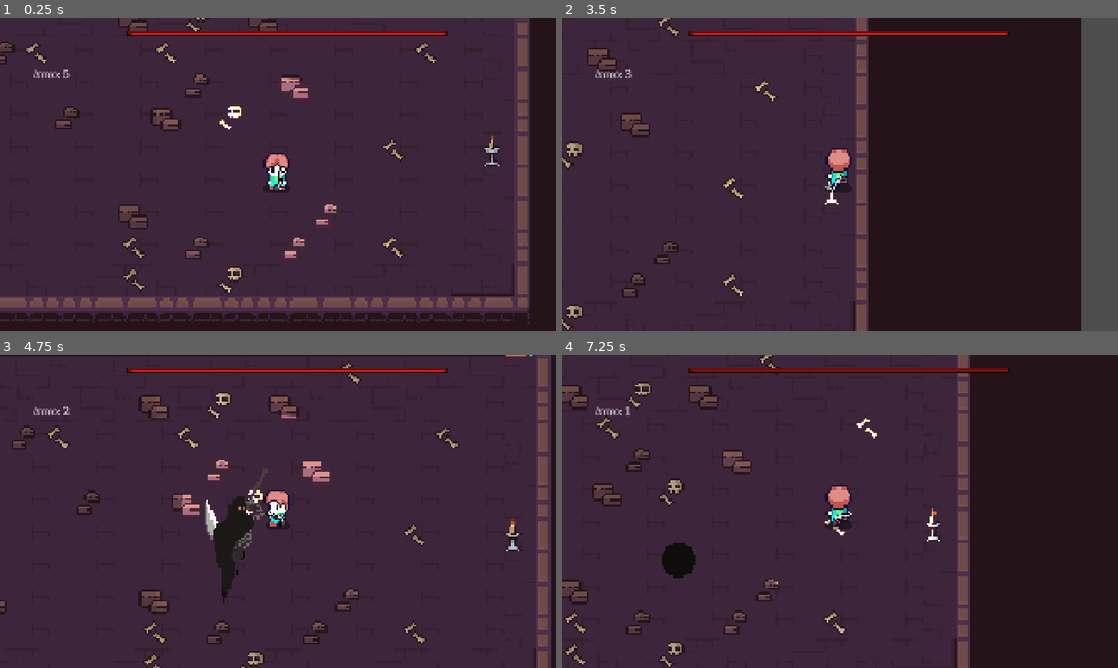
Above: before the commit, frames 1-4 (two rows, left to right).
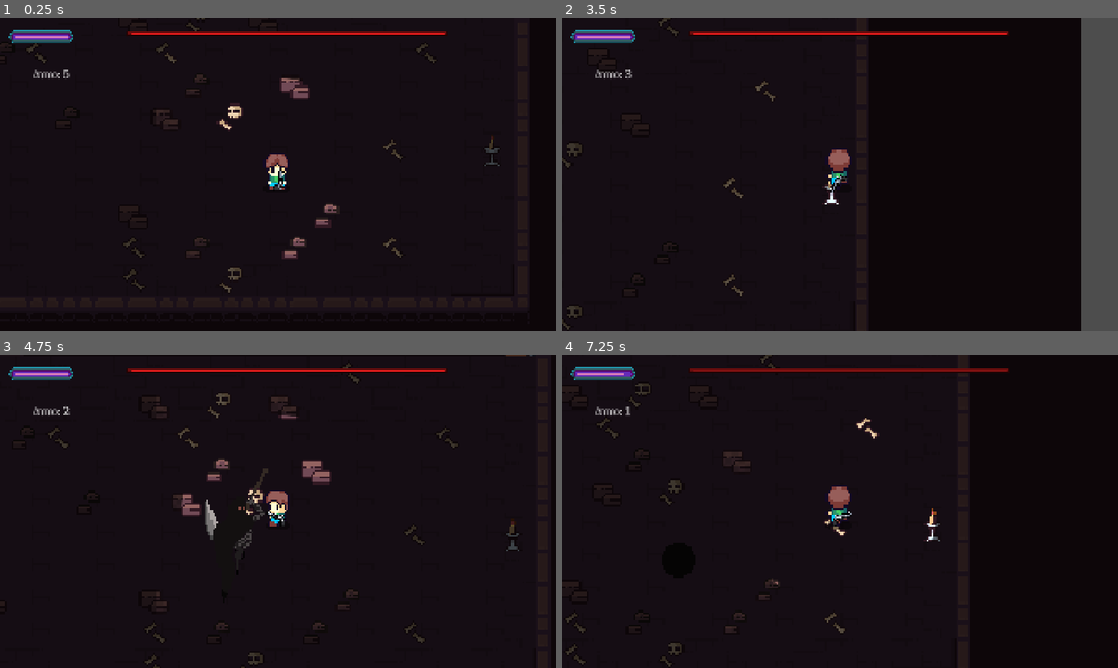
Above: after the commit, the same moments.

Repository: aarr699/CG2D-GameJam
Game: Godot game, scene res://Scenes/boss-1 arena.tscn
The game is run twice, just before and just after one commit, with the same random seed, the same clock (stepped at 60 frames per second) and the same inputs. The project has no main scene, so this scene is started directly.
Inputs (mouse positions are in pixels of both pictures, inside the frame that each line leads up to):
- Up to frame 1 (0.25 s): no input
- Up to frame 2 (3.5 s): move the mouse to (962, 158) at 0.52 s; hold Right (ui_right) 0.53-1.28 s; hold E (open_chest) 0.53-1.28 s; move the mouse to (728, 190) at 1.27 s; hold Down (ui_down) 1.28-2.03 s; click (728, 190) at 1.35 s; move the mouse to (895, 105) at 2.02 s; hold Right (ui_right) 2.03-2.78 s; hold E (open_chest) 2.03-2.78 s; tap Enter at 2.75 s; move the mouse to (812, 237) at 2.77 s; hold Up (ui_up) from 2.78 s (still down); click (812, 237) at 2.85 s
- Up to frame 3 (4.75 s): move the mouse to (444, 558) at 3.52 s; release Up (ui_up) at 3.53 s; hold E (open_chest) 3.53-4.28 s; hold Left (ui_left) from 3.53 s (still down); move the mouse to (111, 464) at 4.27 s; click (111, 464) at 4.35 s
- Up to frame 4 (7.25 s): move the mouse to (867, 511) at 5.02 s; release Left (ui_left) at 5.03 s; hold Down (ui_down) 5.03-5.78 s; hold E (open_chest) 5.03-5.78 s; move the mouse to (756, 433) at 5.77 s; hold Right (ui_right) 5.78-6.53 s; click (756, 433) at 5.85 s; move the mouse to (962, 495) at 6.52 s; hold Up (ui_up) from 6.53 s (still down); hold E (open_chest) from 6.53 s (still down)

The runs differ from the first frame. In frame 1, 88% of the frame differs, in the area x 0-96%, y 0-98%; in frame 2, 53%; in frame 3, 94%, in the area x 0-100%, y 0-100%; in frame 4, 70%.

Commit message:
5th commit, (1/10/2026, 12:19)

Diff:
--- a/Scenes/boss-1 arena.tscn
+++ b/Scenes/boss-1 arena.tscn
@@ -5,6 +5,8 @@
 [ext_resource type="PackedScene" uid="uid://cxc61hoeao674" path="res://Scenes/player.tscn" id="2_7vgut"]
 [ext_resource type="PackedScene" uid="uid://8t4llxvkx6wb" path="res://Scenes/gun.tscn" id="4_rsvox"]
 [ext_resource type="Script" uid="uid://dfas212td6dut" path="res://Scripts/gun_pivot.gd" id="4_wd77p"]
+[ext_resource type="AudioStream" uid="uid://cwue3ax1lku0d" path="res://assets/monster_death.mp3" id="5_v70hm"]
+[ext_resource type="AudioStream" uid="uid://cprjg18dd8f0u" path="res://assets/sword_slash.mp3" id="6_d80e7"]
 [ext_resource type="Script" uid="uid://ch0qxmldic2y1" path="res://Scripts/progress_bar.gd" id="6_ee77d"]
 [ext_resource type="Texture2D" uid="uid://6qmpsx6wfi6c" path="res://assets/9d2df9416c6d6c3f61c461e1423462cf.jpg" id="6_plyhf"]
 [ext_resource type="Texture2D" uid="uid://xjf3qqefhc5t" path="res://assets/Player-Health-Bar-Empty.png" id="7_qyb3v"]
@@ -16,6 +18,8 @@
 [ext_resource type="Script" uid="uid://d3sqspktosi0p" path="res://Scripts/boss_health_bar.gd" id="13_eudb7"]
 [ext_resource type="AudioStream" uid="uid://t6cycohwwc74" path="res://assets/bullet_shot.mp3" id="15_ehre0"]
 [ext_resource type="PackedScene" uid="uid://cjwihew3ki11q" path="res://Scenes/boss-1-arena-door.tscn" id="16_3wq2j"]
+[ext_resource type="AudioStream" uid="uid://mil4mx74x0qq" path="res://assets/boss_battle_audio.mp3" id="19_4hsr0"]
+[ext_resource type="PackedScene" uid="uid://cxxafa1iy84na" path="res://Scenes/painting-1.tscn" id="20_iavb4"]
 
 [sub_resource type="TileSetAtlasSource" id="TileSetAtlasSource_rsvox"]
 texture = ExtResource("1_7vgut")
@@ -265,11 +269,20 @@
 [node name="Area2D" parent="." unique_id=1008186226 instance=ExtResource("16_3wq2j")]
 position = Vector2(252, -88)
 
-[node name="door_collision" type="CollisionShape2D" parent="Area2D" unique_id=955663924]
+[node name="StaticBody2D" type="StaticBody2D" parent="Area2D" unique_id=1129268524]
+
+[node name="door_collision" type="CollisionShape2D" parent="Area2D/StaticBody2D" unique_id=955663924]
 shape = SubResource("RectangleShape2D_pdq4g")
 
 [node name="Boss" parent="." unique_id=1438163048 groups=["Boss"] instance=ExtResource("1_72ou4")]
 position = Vector2(-153, -4)
+
+[node name="AudioStreamPlayer2D" type="AudioStreamPlayer2D" parent="Boss" unique_id=372382258]
+stream = ExtResource("5_v70hm")
+volume_db = 23.146
+
+[node name="AudioStreamPlayer2D2" type="AudioStreamPlayer2D" parent="Boss" unique_id=31251001]
+stream = ExtResource("6_d80e7")
 
 [node name="Character" parent="." unique_id=737505256 instance=ExtResource("2_7vgut")]
 position = Vector2(143, 20)
@@ -345,7 +358,6 @@
 shape = SubResource("RectangleShape2D_uwhgu")
 
 [node name="CanvasLayer" type="CanvasLayer" parent="." unique_id=1806871825]
-visible = false
 
 [node name="TextureProgressBar" type="TextureProgressBar" parent="CanvasLayer" unique_id=1545293140]
 offset_right = 285.0
@@ -357,7 +369,6 @@
 script = ExtResource("6_ee77d")
 
 [node name="CanvasModulate" type="CanvasModulate" parent="." unique_id=265117449]
-visible = false
 color = Color(0.34407577, 0.34407574, 0.34407574, 1)
 
 [node name="CanvasLayer2" type="CanvasLayer" parent="." unique_id=1100622980]
@@ -377,3 +388,10 @@
 texture_under = ExtResource("11_bpjod")
 texture_progress = ExtResource("12_eudb7")
 script = ExtResource("13_eudb7")
+
+[node name="AudioStreamPlayer2D" type="AudioStreamPlayer2D" parent="." unique_id=803515364]
+stream = ExtResource("19_4hsr0")
+autoplay = true
+
+[node name="Area2D2" parent="." unique_id=1669354648 instance=ExtResource("20_iavb4")]
+position = Vector2(-1, -88)
--- /dev/null
+++ b/Scenes/painting-1.tscn
@@ -0,0 +1,32 @@
+[gd_scene format=3 uid="uid://cxxafa1iy84na"]
+
+[ext_resource type="Script" uid="uid://br0ypj51857ya" path="res://Scripts/paintings.gd" id="1_k01i3"]
+[ext_resource type="Texture2D" uid="uid://xy3dbhfhugkp" path="res://assets/Painting-1.png" id="1_nmud0"]
+[ext_resource type="FontFile" uid="uid://csib47usjuptd" path="res://assets/ModernHeritageDisplay-4neLW.otf" id="3_6gt23"]
+
+[sub_resource type="RectangleShape2D" id="RectangleShape2D_c2rpw"]
+size = Vector2(16, 28)
+
+[node name="Area2D" type="Area2D" unique_id=1669354648]
+script = ExtResource("1_k01i3")
+
+[node name="Sprite2D" type="Sprite2D" parent="." unique_id=1137305103]
+texture = ExtResource("1_nmud0")
+
+[node name="CollisionShape2D" type="CollisionShape2D" parent="." unique_id=1805086109]
+position = Vector2(0, 6)
+shape = SubResource("RectangleShape2D_c2rpw")
+
+[node name="Label" type="Label" parent="." unique_id=470198266]
+anchors_preset = -1
+anchor_right = 0.025
+offset_left = -84.0
+offset_top = -46.0
+offset_right = 236.0
+offset_bottom = 26.0
+theme_override_fonts/font = ExtResource("3_6gt23")
+theme_override_font_sizes/font_size = 32
+text = "ABCDEF TEXT"
+
+[connection signal="body_entered" from="." to="." method="_on_body_entered"]
+[connection signal="body_exited" from="." to="." method="_on_body_exited"]
--- /dev/null
+++ b/Scenes/painting02.tscn
@@ -0,0 +1,27 @@
+[gd_scene format=3 uid="uid://cagarrhjageum"]
+
+[ext_resource type="Script" uid="uid://br0ypj51857ya" path="res://Scripts/paintings.gd" id="1_bncu7"]
+[ext_resource type="Texture2D" uid="uid://b4pv43k57heee" path="res://assets/Painting 2 - Copy.png" id="1_ndsyu"]
+[ext_resource type="FontFile" uid="uid://csib47usjuptd" path="res://assets/ModernHeritageDisplay-4neLW.otf" id="3_efawe"]
+
+[sub_resource type="RectangleShape2D" id="RectangleShape2D_c2rpw"]
+size = Vector2(16, 29)
+
+[node name="Area2D" type="Area2D" unique_id=207051310]
+script = ExtResource("1_bncu7")
+
+[node name="Sprite2D" type="Sprite2D" parent="." unique_id=1858629391]
+texture = ExtResource("1_ndsyu")
+
+[node name="CollisionShape2D" type="CollisionShape2D" parent="." unique_id=240328289]
+position = Vector2(0, 6.5)
+shape = SubResource("RectangleShape2D_c2rpw")
+
+[node name="Label" type="Label" parent="." unique_id=1045936044]
+offset_left = -87.0
+offset_top = -43.0
+offset_right = 233.0
+offset_bottom = 29.0
+theme_override_fonts/font = ExtResource("3_efawe")
+theme_override_font_sizes/font_size = 32
+text = "ABCDEF TEXT"
--- a/Scripts/boss.gd
+++ b/Scripts/boss.gd
@@ -21,6 +21,7 @@
 			velocity = Vector2.ZERO
 			set_physics_process(false)
 			$AnimationPlayer.play("death")
+			$AudioStreamPlayer2D.play()
 			print("death started")
 			await get_tree().create_timer(3.4).timeout
 			print("death finished")
@@ -63,8 +64,10 @@
 						velocity = Vector2.ZERO
 						if vector_to_player.x > 0:
 							$AnimationPlayer.play("boss_right")
+							$AudioStreamPlayer2D2.play()
 						if vector_to_player.x < 0:
 							$AnimationPlayer.play("boss_right")
+							$AudioStreamPlayer2D2.play()
 						if player.player_health > 0:
 							player.player_health -= 12.5
 						print("Continuous Damage, player health: ", player.player_health)
--- a/Scripts/boss_1_arena_door.gd
+++ b/Scripts/boss_1_arena_door.gd
@@ -2,12 +2,18 @@
 
 @onready var player = get_parent().get_node("Character")
 
-
+func _ready():
+	$StaticBody2D/door_collision.set_deferred("disable", false)
+	print("door key collision closed")
 func _on_body_entered(body: Node2D) -> void:
 	if player:
 		if player.boss_key == 1:
+			print("player boss key led to open door")
 			$AnimatedSprite2D.play("default")
-			$door_collision.set_deferred("disabled", true)
+			print("Door Key Collision Open")
+			$StaticBody2D/door_collision.set_deferred("disabled", true)
+		else:
+			$StaticBody2D/door_collision.set_deferred("disabled", false)
 
 
 func _on_body_exited(body: Node2D) -> void:
--- a/Scripts/boss_1_key.gd
+++ b/Scripts/boss_1_key.gd
@@ -1,7 +1,7 @@
 extends Area2D
 var used:bool = false
 @onready var player = get_parent().get_node("Character")
-
+@onready var boss = get_parent().get_node("Boss")
 func _physics_process(delta: float) -> void:
 	if Input.is_action_pressed("open_chest") and not used:
 		print("open_chest!")
--- /dev/null
+++ b/Scripts/paintings.gd
@@ -0,0 +1,21 @@
+extends Area2D
+@onready var player = get_parent().get_node("Character")
+
+# Called when the node enters the scene tree for the first time.
+func _ready() -> void:
+	$Label.visible = false
+
+# Called every frame. 'delta' is the elapsed time since the previous frame.
+func _process(delta: float) -> void:
+	pass
+
+
+
+func _on_body_entered(body: Node2D) -> void:
+	if body.name == player.name:
+		$Label.visible = true
+		print("body entered painting")
+
+
+func _on_body_exited(body: Node2D) -> void:
+	$Label.visible = false
Not shown, added: Scripts/paintings.gd.uid
Binary file added: assets/Painting 2 - Copy.png
Not shown, added: assets/Painting 2 - Copy.png.import
Binary file added: assets/Painting-1.png
Not shown, added: assets/Painting-1.png.import
Not shown, added: assets/boss_battle_audio.mp3.import
Not shown, added: assets/monster_death.mp3.import
Not shown, added: assets/sword_slash.mp3.import
Not shown, added: assets/boss_battle_audio.mp3
Not shown, added: assets/monster_death.mp3
Not shown, added: assets/sword_slash.mp3
